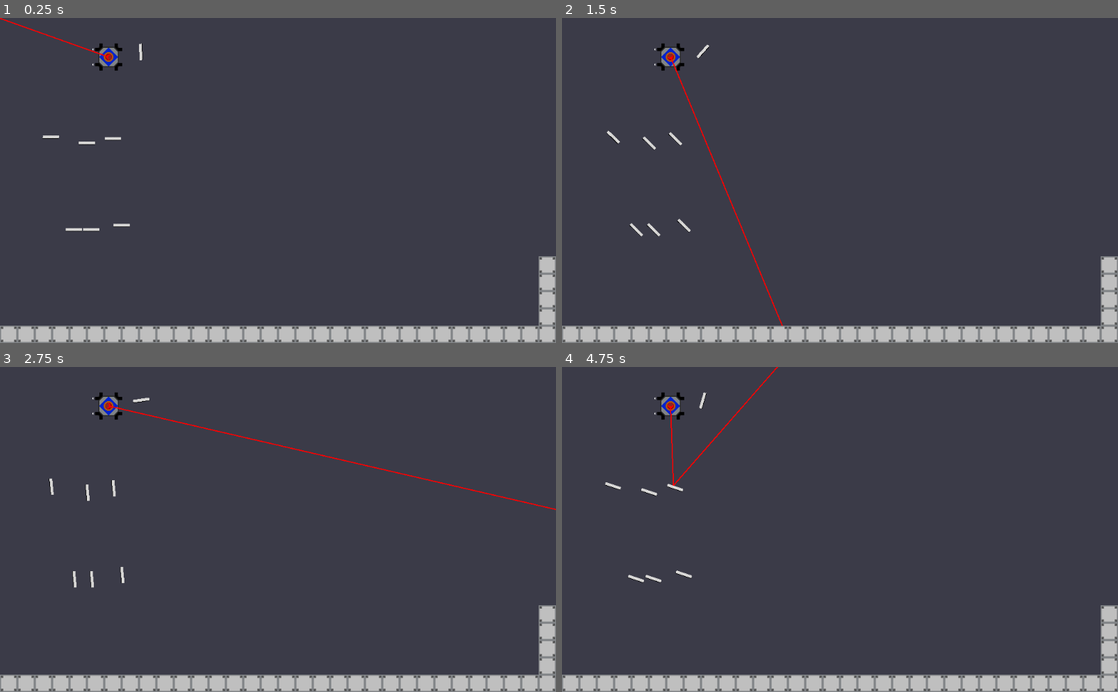
Above: before the commit, frames 1-4 (two rows, left to right).
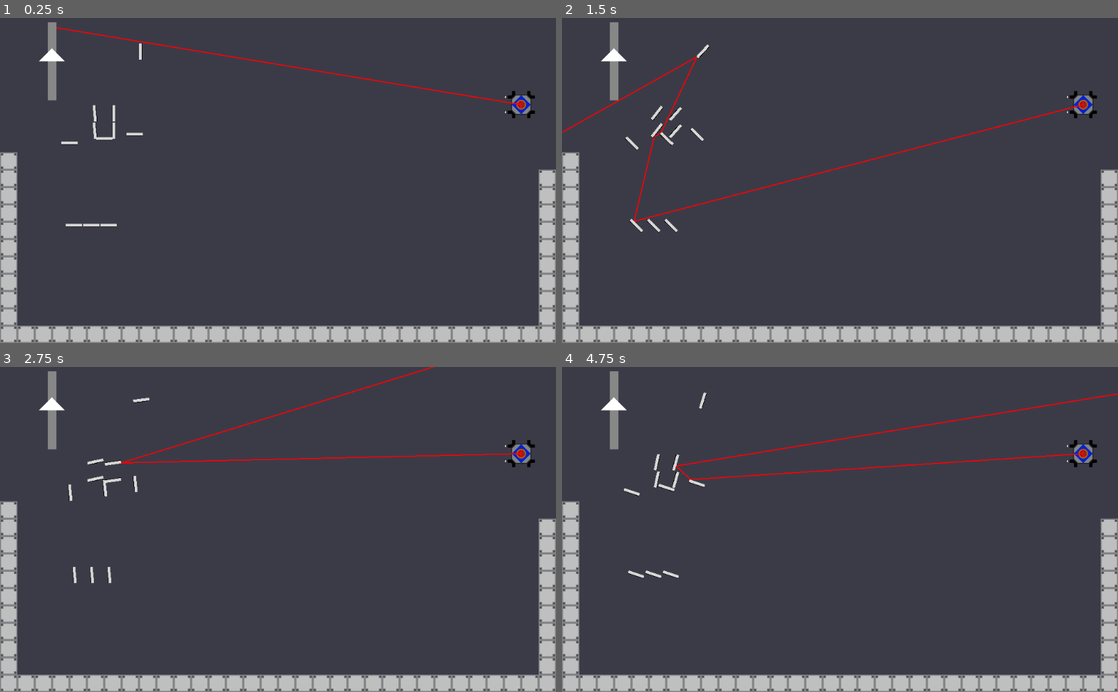
Above: after the commit, the same moments.

Repository: Call-Me-Sir/Calan-Game2021
Game: Godot game, scene res://Level 1.tscn
Same seed, same stepped clock (60 frames per second), same inputs: the game is played once before the commit and once after it.
Inputs (mouse positions are in pixels of both pictures, inside the frame that each line leads up to):
- Up to frame 1 (0.25 s): no input
- Up to frame 2 (1.5 s): tap Enter at 0.5 s; move the mouse to (962, 164) at 0.52 s; hold Right (Contraptionright) 0.53-1.28 s; click (962, 164) at 0.67 s; move the mouse to (728, 196) at 1.27 s; hold Ctrl (slowdown) from 1.28 s (still down)
- Up to frame 3 (2.75 s): tap Space at 2 s; move the mouse to (333, 458) at 2.02 s; release Ctrl (slowdown) at 2.03 s; hold Right (Contraptionright) from 2.03 s (still down)
- Up to frame 4 (4.75 s): move the mouse to (812, 594) at 2.77 s; release Right (Contraptionright) at 2.78 s; hold Shift (speedup) 2.78-3.53 s; click (812, 594) at 2.92 s; tap Enter at 3.5 s; move the mouse to (1006, 578) at 3.52 s; hold Left (Contraptionleft) from 3.53 s (still down); move the mouse to (673, 480) at 4.27 s

The runs differ from the first frame. In frame 1, 4.4% of the frame differs, in the area x 0-100%, y 0-95%; in frame 2, 4.8%; in frame 3, 4.8%; in frame 4, 4.8%.

Commit message:
Rudimentary door signal activation

Diff:
--- /dev/null
+++ b/RayArray/Door.gd
@@ -0,0 +1,20 @@
+extends StaticBody2D
+
+
+# Declare member variables here. Examples:
+# var a = 2
+# var b = "text"
+
+
+# Called when the node enters the scene tree for the first time.
+func _ready():
+	pass # Replace with function body.
+
+
+# Called every frame. 'delta' is the elapsed time since the previous frame.
+#func _process(delta):
+#	pass
+
+
+func _on_Sensor_RayHit():
+	print("Hit!") # Replace with function body.
--- /dev/null
+++ b/RayArray/Door.tscn
@@ -0,0 +1,27 @@
+[gd_scene load_steps=5 format=2]
+
+[ext_resource path="res://Sensor.tscn" type="PackedScene" id=1]
+[ext_resource path="res://Door.gd" type="Script" id=2]
+[ext_resource path="res://Sensor.gd" type="Script" id=3]
+
+[sub_resource type="RectangleShape2D" id=1]
+extents = Vector2( 8, 72 )
+
+[node name="Door" type="StaticBody2D"]
+collision_layer = 7
+collision_mask = 7
+script = ExtResource( 2 )
+
+[node name="CollisionShape2D" type="CollisionShape2D" parent="."]
+shape = SubResource( 1 )
+
+[node name="Polygon2D" type="Polygon2D" parent="."]
+color = Color( 0.533333, 0.533333, 0.533333, 1 )
+polygon = PoolVector2Array( -8, -72, 8, -72, 8, 72, -8, 72 )
+
+[node name="Sensor" parent="." instance=ExtResource( 1 )]
+collision_layer = 7
+collision_mask = 7
+script = ExtResource( 3 )
+
+[connection signal="RayHit" from="Sensor" to="." method="_on_Sensor_RayHit"]
--- a/RayArray/LaserExperiment.tscn
+++ b/RayArray/LaserExperiment.tscn
@@ -3,23 +3,24 @@
 [ext_resource path="res://Imported resources/Red Laser V1-1.png (4).png" type="Texture" id=1]
 [ext_resource path="res://NewRedLaser.gd" type="Script" id=2]
 
-[sub_resource type="CapsuleShape2D" id=1]
-radius = 5.00001
-height = 1.99997
+[sub_resource type="CircleShape2D" id=1]
+radius = 5.0
 
-[sub_resource type="CapsuleShape2D" id=2]
+[sub_resource type="CircleShape2D" id=2]
 radius = 5.0
-height = 2.0
 
-[node name="Node2D" type="StaticBody2D" groups=[
+[node name="NewRedLaser" type="StaticBody2D" groups=[
 "Pickupable",
 ]]
+collision_layer = 3
+collision_mask = 3
 script = ExtResource( 2 )
 
 [node name="RedLaserSprite" type="Sprite" parent="."]
 texture = ExtResource( 1 )
 
 [node name="Line2D" type="Line2D" parent="."]
+position = Vector2( 1.19209e-07, 8.9407e-08 )
 points = PoolVector2Array( 0, 0, 27, 0, 49, 0, 66, 0 )
 width = 2.0
 default_color = Color( 1, 0, 0, 1 )
@@ -31,11 +32,14 @@
 collision_mask = 2
 
 [node name="CollisionShape2D" type="CollisionShape2D" parent="."]
+position = Vector2( -1, 0 )
 rotation = 1.57079
 shape = SubResource( 1 )
+disabled = true
 
 [node name="Area2D" type="Area2D" parent="."]
 
 [node name="CollisionShape2D" type="CollisionShape2D" parent="Area2D"]
+position = Vector2( -1, 0 )
 rotation = 1.57079
 shape = SubResource( 2 )
--- a/RayArray/Level 1.tscn
+++ b/RayArray/Level 1.tscn
@@ -1,8 +1,11 @@
-[gd_scene load_steps=4 format=2]
+[gd_scene load_steps=6 format=2]
 
 [ext_resource path="res://Mirror.tscn" type="PackedScene" id=1]
 [ext_resource path="res://Playerspaceshipkinematic.tscn" type="PackedScene" id=2]
 [ext_resource path="res://Prototile.tscn" type="PackedScene" id=3]
+[ext_resource path="res://Door.tscn" type="PackedScene" id=4]
+
+[sub_resource type="CircleShape2D" id=1]
 
 [node name="Level 1" type="Node"]
 
@@ -15,41 +18,62 @@
 }
 
 [node name="Playerspaceshipkinematic" parent="." instance=ExtResource( 2 )]
-position = Vector2( 200, 72 )
+position = Vector2( 960, 160 )
+collision_layer = 5
+collision_mask = 5
 
 [node name="Mirror6" parent="." instance=ExtResource( 1 )]
-position = Vector2( 93.5, 221 )
+position = Vector2( 128, 232 )
 rotation = 1.59533
 collision_layer = 2
 
 [node name="Mirror8" parent="." instance=ExtResource( 1 )]
-position = Vector2( 224, 384 )
+position = Vector2( 200, 384 )
 rotation = 1.59533
 collision_layer = 2
 
 [node name="Mirror9" parent="." instance=ExtResource( 1 )]
-position = Vector2( 168, 392 )
+position = Vector2( 168, 384 )
 rotation = 1.59533
 collision_layer = 2
 
 [node name="Mirror10" parent="." instance=ExtResource( 1 )]
-position = Vector2( 136, 392 )
+position = Vector2( 136, 384 )
 rotation = 1.59533
 collision_layer = 2
 
 [node name="Mirror11" parent="." instance=ExtResource( 1 )]
-position = Vector2( 160, 232 )
-rotation = 1.59533
+position = Vector2( 176, 208 )
+rotation = -0.0916293
 collision_layer = 2
 
 [node name="Mirror12" parent="." instance=ExtResource( 1 )]
-position = Vector2( 208, 224 )
+position = Vector2( 208, 208 )
+rotation = 3.11811
+collision_layer = 2
+
+[node name="Mirror15" parent="." instance=ExtResource( 1 )]
+position = Vector2( 176, 176 )
+rotation = -0.0916293
+collision_layer = 2
+
+[node name="Mirror16" parent="." instance=ExtResource( 1 )]
+position = Vector2( 208, 176 )
+rotation = 3.11811
+collision_layer = 2
+
+[node name="Mirror13" parent="." instance=ExtResource( 1 )]
+position = Vector2( 192, 224 )
+rotation = 1.58293
+collision_layer = 2
+
+[node name="Mirror14" parent="." instance=ExtResource( 1 )]
+position = Vector2( 248, 216 )
 rotation = 1.59533
 collision_layer = 2
 
 [node name="Mirror7" parent="." instance=ExtResource( 1 )]
 position = Vector2( 260.5, 62.5 )
-rotation = -0.0165683
 collision_layer = 2
 
 [node name="Tiles" type="Node2D" parent="."]
@@ -162,3 +186,57 @@
 
 [node name="Prototile36" parent="Tiles" instance=ExtResource( 3 )]
 position = Vector2( 1008, 32 )
+
+[node name="Prototile37" parent="Tiles" instance=ExtResource( 3 )]
+position = Vector2( 1008, -96 )
+
+[node name="Prototile38" parent="Tiles" instance=ExtResource( 3 )]
+position = Vector2( 1008, -224 )
+
+[node name="Prototile39" parent="Tiles" instance=ExtResource( 3 )]
+position = Vector2( 1008, -160 )
+
+[node name="Prototile40" parent="Tiles" instance=ExtResource( 3 )]
+position = Vector2( 1008, -192 )
+
+[node name="Prototile41" parent="Tiles" instance=ExtResource( 3 )]
+position = Vector2( 1008, -128 )
+
+[node name="Prototile42" parent="Tiles" instance=ExtResource( 3 )]
+position = Vector2( 16, 32 )
+
+[node name="Prototile43" parent="Tiles" instance=ExtResource( 3 )]
+position = Vector2( 16, -96 )
+
+[node name="Prototile44" parent="Tiles" instance=ExtResource( 3 )]
+position = Vector2( 16, -32 )
+
+[node name="Prototile45" parent="Tiles" instance=ExtResource( 3 )]
+position = Vector2( 16, -64 )
+
+[node name="Prototile46" parent="Tiles" instance=ExtResource( 3 )]
+position = Vector2( 16, 0 )
+
+[node name="Prototile47" parent="Tiles" instance=ExtResource( 3 )]
+position = Vector2( 16, -128 )
+
+[node name="Prototile48" parent="Tiles" instance=ExtResource( 3 )]
+position = Vector2( 16, -256 )
+
+[node name="Prototile49" parent="Tiles" instance=ExtResource( 3 )]
+position = Vector2( 16, -192 )
+
+[node name="Prototile50" parent="Tiles" instance=ExtResource( 3 )]
+position = Vector2( 16, -224 )
+
+[node name="Prototile51" parent="Tiles" instance=ExtResource( 3 )]
+position = Vector2( 16, -160 )
+
+[node name="RigidBody2D" type="RigidBody2D" parent="."]
+
+[node name="CollisionShape2D" type="CollisionShape2D" parent="RigidBody2D"]
+position = Vector2( 232, 24 )
+shape = SubResource( 1 )
+
+[node name="Door" parent="." instance=ExtResource( 4 )]
+position = Vector2( 96, 80 )
--- a/RayArray/NewRedLaser.gd
+++ b/RayArray/NewRedLaser.gd
@@ -1,4 +1,4 @@
-extends Node2D
+extends StaticBody2D
 
 
 # Declare member variables here. Examples:
@@ -52,3 +52,8 @@
 	if prev != null:
 		prev.collision_mask = 3
 		prev.collision_layer = 3
+
+
+	if ray.is_colliding():
+		if ray.get_collider().name == "Sensor":
+			ray.get_collider().emit_signal("RayHit")
--- a/RayArray/Playerspaceshipkinematic.tscn
+++ b/RayArray/Playerspaceshipkinematic.tscn
@@ -12,14 +12,14 @@
 
 [sub_resource type="SpriteFrames" id=1]
 animations = [ {
+"frames": [ ExtResource( 10 ) ],
+"loop": true,
+"name": "Small Right",
+"speed": 5.0
+}, {
 "frames": [ ExtResource( 9 ) ],
 "loop": false,
 "name": "Full Right",
-"speed": 5.0
-}, {
-"frames": [ ExtResource( 10 ) ],
-"loop": true,
-"name": "Small Right",
 "speed": 5.0
 }, {
 "frames": [ null, ExtResource( 5 ), ExtResource( 6 ), ExtResource( 7 ), ExtResource( 8 ) ],
--- a/RayArray/Scripts/Playerspaceshipkinematic.gd
+++ b/RayArray/Scripts/Playerspaceshipkinematic.gd
@@ -77,9 +77,9 @@
 
 
 
-func _on_PickupArea_area_entered():
-	pass # Replace with function body.
+#func _on_PickupArea_area_entered():
+	#pass # Replace with function body.
 
 
-func _on_PickupArea_area_exited(area):
-	pass # Replace with function body.
+#func _on_PickupArea_area_exited(area):
+#	pass # Replace with function body.
--- /dev/null
+++ b/RayArray/Sensor.gd
@@ -0,0 +1,16 @@
+extends StaticBody2D
+
+signal RayHit
+# Declare member variables here. Examples:
+# var a = 2
+# var b = "text"
+
+
+# Called when the node enters the scene tree for the first time.
+func _ready():
+	pass # Replace with function body.
+
+
+# Called every frame. 'delta' is the elapsed time since the previous frame.
+#func _process(delta):
+#	pass
--- /dev/null
+++ b/RayArray/Sensor.tscn
@@ -0,0 +1,9 @@
+[gd_scene format=2]
+
+[node name="Sensor" type="StaticBody2D"]
+
+[node name="CollisionShape2D" type="CollisionPolygon2D" parent="."]
+polygon = PoolVector2Array( -24, 0, 0, -24, 24, 0 )
+
+[node name="Polygon2D" type="Polygon2D" parent="."]
+polygon = PoolVector2Array( -24, 0, 0, -24, 24, 0 )
